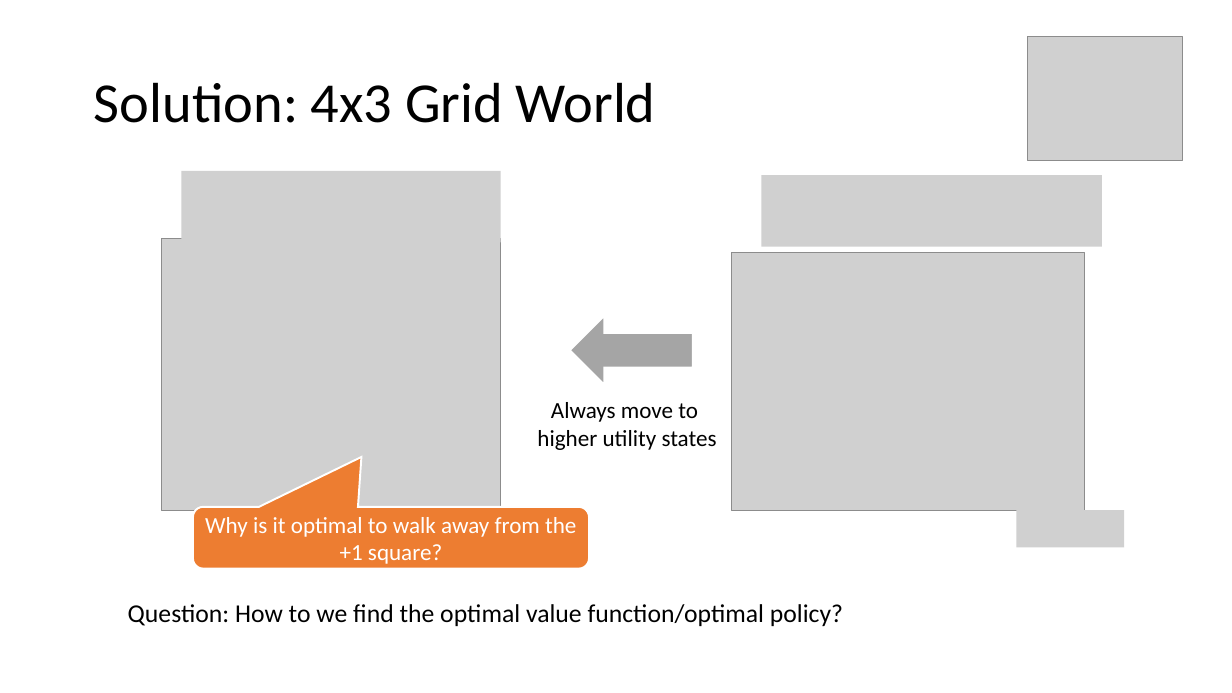
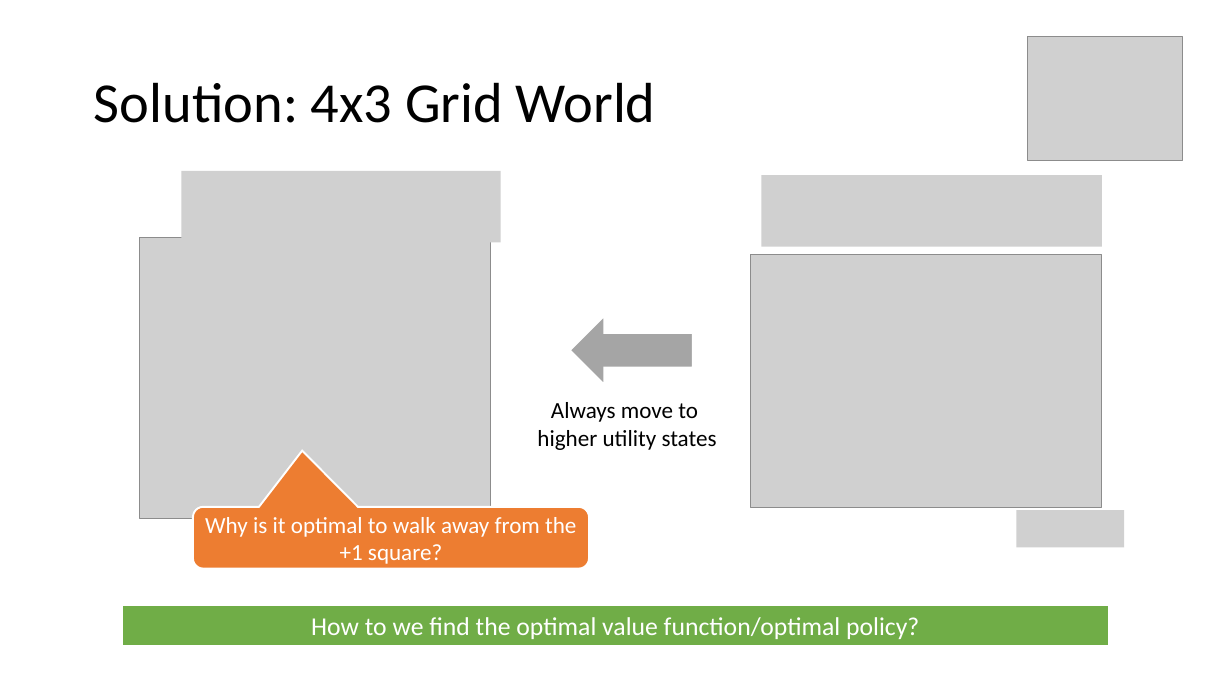
Before and after one commit to mhahsler/CS7320-AI, a slide deck: slide 7 of slides/22_Reinforcement_Learning.pptx. Drawn at 1232x693 pixels with LibreOffice and Linux fonts; fonts in the diff are those of the drawing; grey boxes stand for pictures. Boxes give left, top, right and bottom in pixels: in the first picture for what was removed or moved away, otherwise in the second. Text is boxed around its words. In the diff, an @@ line names an element or a change of style, - is before the commit and + after.

```diff
--- a/slides/22_Reinforcement_Learning.pptx
+++ b/slides/22_Reinforcement_Learning.pptx
@@ picture: place and size @@
-picture at bbox=[162, 238, 501, 510]
+picture at bbox=[140, 238, 491, 518]
@@ picture: place and size @@
-picture at bbox=[732, 252, 1086, 510]
+picture at bbox=[750, 254, 1102, 507]
@@ rounded speech box "Why is it optimal to ..." at bbox=[193, 507, 590, 569]: proportions changed @@
@@ rectangle "How to we find the ...": place and size @@
-rectangle "How to we find the ..." at bbox=[128, 604, 843, 626]
+rectangle "How to we find the ..." at bbox=[122, 605, 1109, 646]
@@ rectangle "How to we find the ..." at bbox=[122, 605, 1109, 646]: fill none to #70AD47; outline none to #FFFFFF 1.5 pt @@
@@ text in rectangle at bbox=[311, 617, 919, 639]: text changed; text colour #000000 to #FFFFFF @@
-Question: How to we find the optimal value function/optimal policy?
+How to we find the optimal value function/optimal policy?
```
Also in this commit, not shown: 6 other slides changed, 1 slide added, 3 other files.
